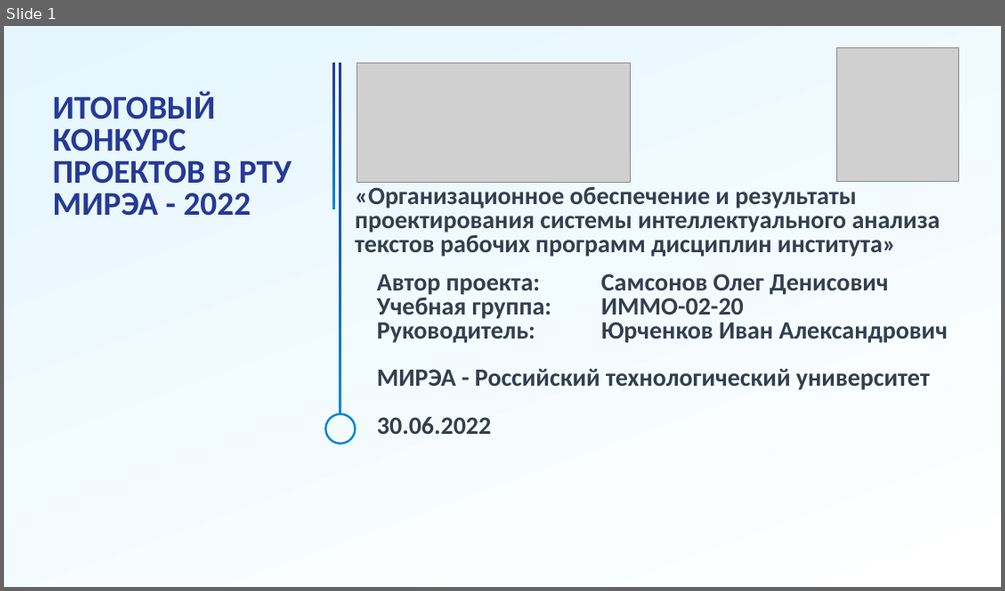
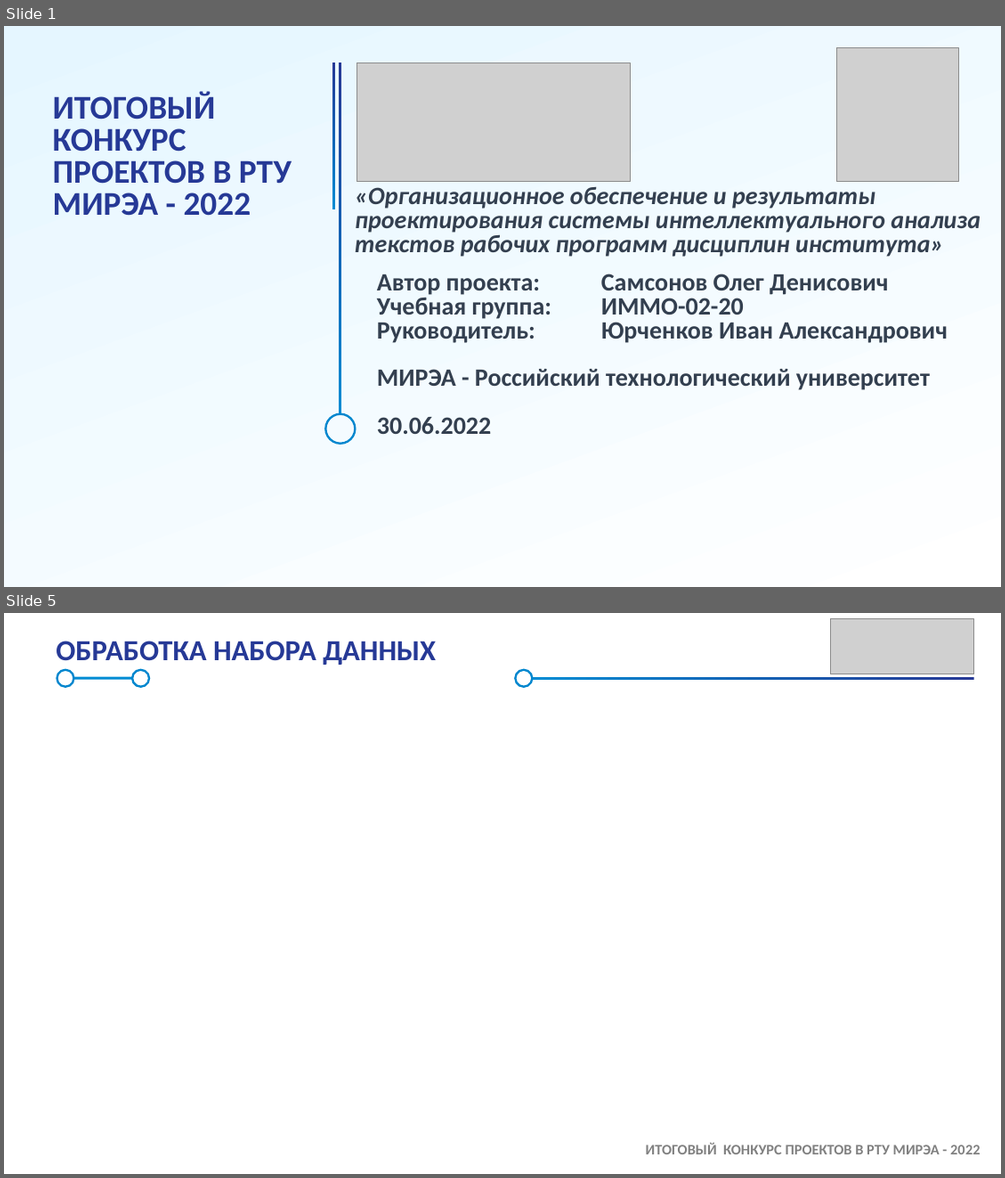
Before and after one commit to Amonimus/RPD_Samsonov, a slide deck: Samsung_Презентация.pptx. Shown one above the other, each under a label of ours: slide 1 before the commit, slides 1 and 5 after it; the slides between them are not shown. The pictures are 1005x591 and 1005x1178 pixels, drawn with LibreOffice and Linux fonts; fonts in the diff are those of the drawing; grey boxes stand for pictures; background and template pictures are left out. Boxes give left, top, right and bottom in pixels: in the first picture for what was removed or moved away, otherwise in the second. Text is boxed around its words. In the diff, an @@ line names an element or a change of style, - is before the commit and + after.

```diff
--- a/Samsung_Презентация.pptx
+++ b/Samsung_Презентация.pptx
@@ slide 5 added at bbox=[4, 613, 1001, 1174], background #FFFFFF @@
@@ picture added at bbox=[830, 619, 973, 674] @@
@@ title added at bbox=[56, 641, 436, 665], 28 pt, text #263996, bold @@
+ОБРАБОТКА НАБОРА ДАННЫХ
@@ ellipse added at bbox=[57, 670, 74, 687], outline #0086CE 2 pt @@
@@ rectangle added at bbox=[73, 677, 132, 680], fill #008BD3 @@
@@ ellipse added at bbox=[133, 670, 150, 687], outline #0086CE 2 pt @@
@@ ellipse added at bbox=[516, 670, 533, 687], outline #0086CE 2 pt @@
@@ rectangle added at bbox=[533, 676, 974, 680], fill gradient #263996 to #008BD3 @@
@@ rectangle added at bbox=[4, 780, 1001, 1174], fill #FFFFFF at 87% opacity @@
@@ text added at bbox=[646, 1143, 980, 1154], 14 pt, text #808080, bold @@
+ИТОГОВЫЙ КОНКУРС ПРОЕКТОВ В РТУ МИРЭА - 2022
@@ slide 1 changed as well @@
@@ title "«Организационное обеспечение и результаты проектирования ..." at bbox=[355, 187, 980, 257]: italic on @@
```
Also in this commit, not shown: 1 other slide changed, 5 other slides added, 6 slides removed, 3 other files.
